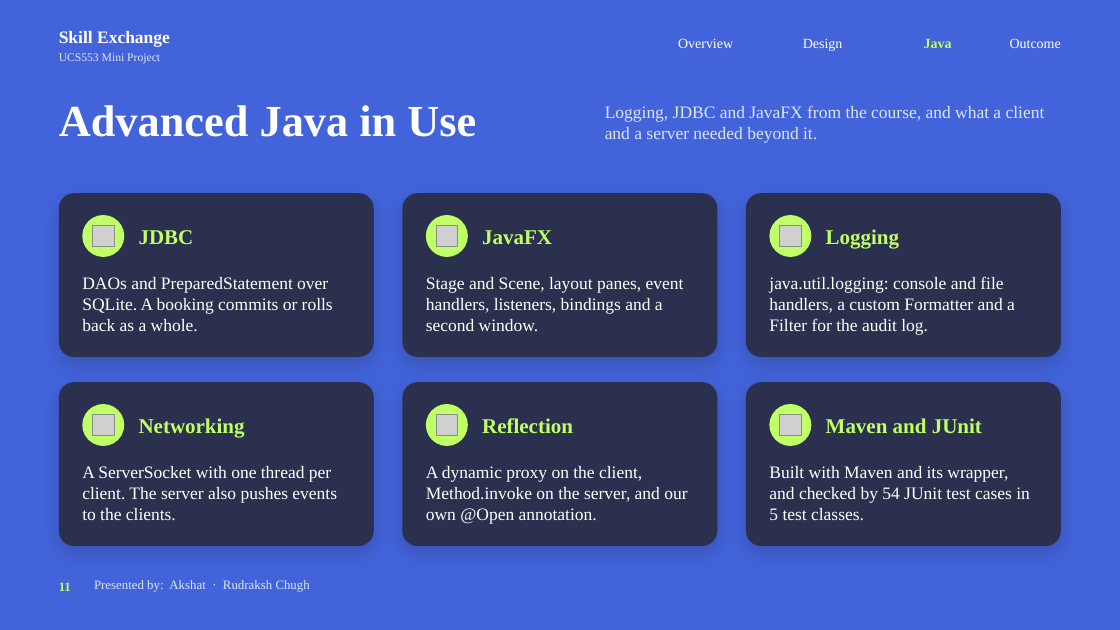
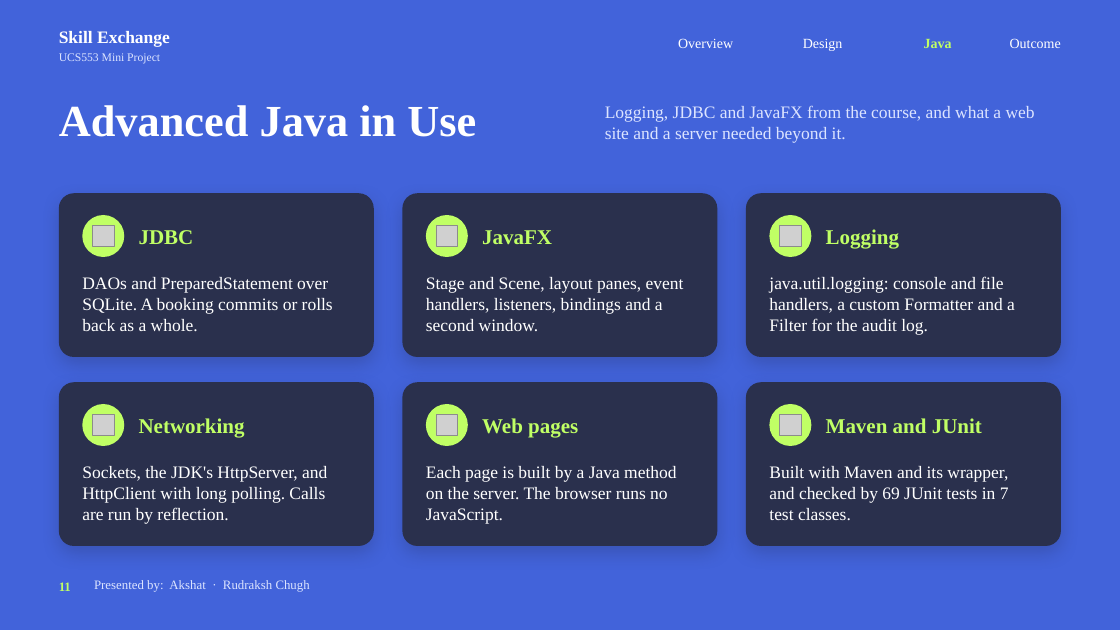
Before and after one commit to RudrakshChugh/JavaProject, a slide deck: slide 11 of Project Presentation.pptx. Drawn at 1120x630 pixels with LibreOffice and Linux fonts; fonts in the diff are those of the drawing; grey boxes stand for pictures; background and template pictures are left out. Boxes give left, top, right and bottom in pixels: in the first picture for what was removed or moved away, otherwise in the second. Text is boxed around its words. In the diff, an @@ line names an element or a change of style, - is before the commit and + after.

Commit message:
Update the presentation: web site, hosting, two front ends over one server

```diff
--- a/Project Presentation.pptx
+++ b/Project Presentation.pptx
@@ text at [605, 106, 1035, 143]: text changed @@
-Logging, JDBC and JavaFX from the course, and what a client and a server needed beyond it.
+Logging, JDBC and JavaFX from the course, and what a web site and a server needed beyond it.
@@ text at [482, 418, 578, 438]: text changed @@
-Reflection
+Web pages
@@ text at [82, 466, 327, 524]: text changed @@
-A ServerSocket with one thread per client. The server also pushes events to the clients.
+Sockets, the JDK's HttpServer, and HttpClient with long polling. Calls are run by reflection.
@@ text at [426, 466, 676, 524]: text changed @@
-A dynamic proxy on the client, Method.invoke on the server, and our own @Open annotation.
+Each page is built by a Java method on the server. The browser runs no JavaScript.
@@ text at [769, 466, 1009, 520]: text changed @@
-Built with Maven and its wrapper, and checked by 54 JUnit test cases in 5 test classes.
+Built with Maven and its wrapper, and checked by 69 JUnit tests in 7 test classes.
```
Also in this commit, not shown: 13 other slides changed, 1 slide added.
